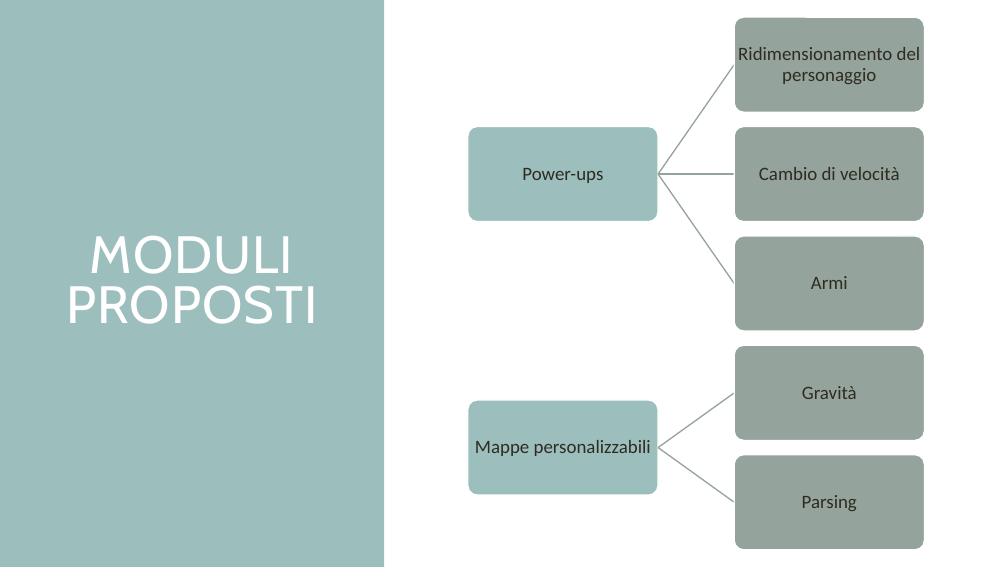
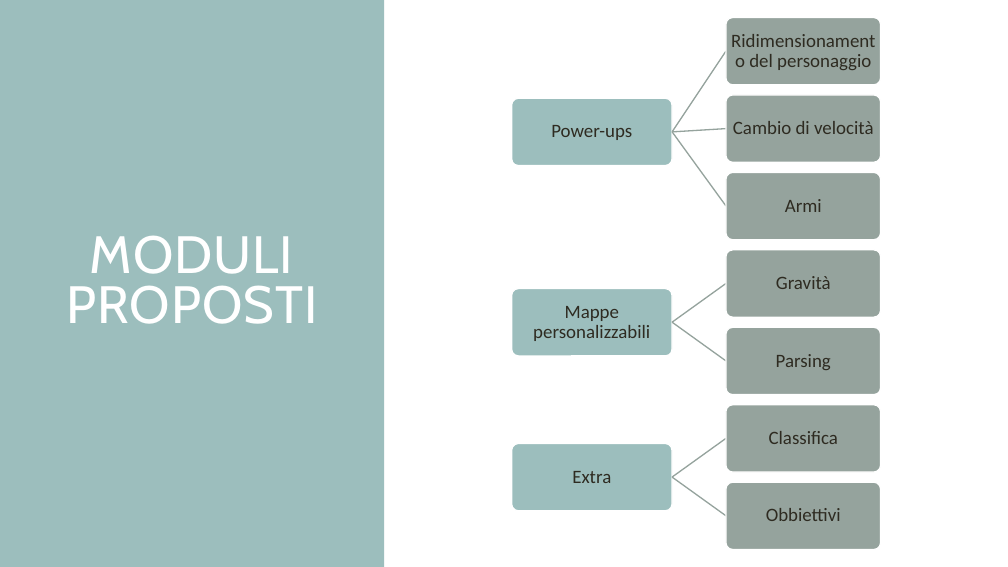
Before and after one commit to mirkoalicastro/outta-my-circle, a slide deck: slide 7 of Pitch/PITCH.pptx. Drawn at 1008x567 pixels with LibreOffice and Linux fonts; fonts in the diff are those of the drawing. Boxes give left, top, right and bottom in pixels: in the first picture for what was removed or moved away, otherwise in the second. Text is boxed around its words. In the diff, an @@ line names an element or a change of style, - is before the commit and + after.

Commit message:
added extra to v1.0

```diff
--- a/Pitch/PITCH.pptx
+++ b/Pitch/PITCH.pptx
@@ rounded rectangle resized from (x1=734, y1=17, x2=925, y2=113) to (x1=726, y1=17, x2=881, y2=85) @@
@@ text "Ridimensionamento del personaggio" rewrapped from (x1=738, y1=47, x2=921, y2=84) to (x1=749, y1=54, x2=871, y2=70) @@
@@ freeform shape at (x1=671, y1=51, x2=726, y2=132): rotation 304 to 303 degrees; outline redrawn @@
@@ rounded rectangle resized from (x1=468, y1=126, x2=659, y2=222) to (x1=512, y1=98, x2=672, y2=166) @@
@@ text "Power-ups" moved from (x1=522, y1=168, x2=603, y2=183) to (x1=551, y1=125, x2=632, y2=140) @@
@@ text "Cambio di velocità" moved from (x1=759, y1=167, x2=900, y2=180) to (x1=733, y1=121, x2=874, y2=134) @@
@@ freeform shape at (x1=672, y1=128, x2=726, y2=132): rotation 0 to 356 degrees; outline redrawn @@
@@ freeform shape at (x1=672, y1=131, x2=727, y2=206): rotation 55 to 54 degrees; outline redrawn @@
@@ rounded rectangle resized from (x1=734, y1=126, x2=925, y2=222) to (x1=726, y1=172, x2=881, y2=240) @@
@@ text "Armi" moved from (x1=811, y1=276, x2=848, y2=289) to (x1=785, y1=199, x2=822, y2=212) @@
@@ rounded rectangle resized from (x1=734, y1=236, x2=925, y2=331) to (x1=726, y1=250, x2=881, y2=317) @@
@@ text "Gravità" moved from (x1=802, y1=386, x2=857, y2=399) to (x1=776, y1=276, x2=831, y2=289) @@
@@ text "Mappe personalizzabili" rewrapped from (x1=475, y1=440, x2=651, y2=456) to (x1=533, y1=306, x2=650, y2=341) @@
@@ rounded rectangle resized from (x1=734, y1=346, x2=925, y2=441) to (x1=726, y1=327, x2=881, y2=395) @@
@@ text "Parsing" moved from (x1=802, y1=495, x2=857, y2=511) to (x1=776, y1=354, x2=831, y2=370) @@
@@ rounded rectangle resized from (x1=468, y1=400, x2=659, y2=495) to (x1=512, y1=444, x2=672, y2=511) @@
@@ freeform shape at (x1=672, y1=437, x2=727, y2=478): rotation 35 to 324 degrees; outline redrawn @@
@@ freeform shape at (x1=672, y1=476, x2=727, y2=516): rotation 324 to 35 degrees; outline redrawn @@
@@ rounded rectangle resized from (x1=734, y1=454, x2=925, y2=550) to (x1=726, y1=482, x2=881, y2=550) @@
@@ group added at (x1=512, y1=95, x2=881, y2=521): 3 rounded rectangles, 3 texts, 2 freeform shapes @@
+Extra
+Classifica
+Obbiettivi
```
